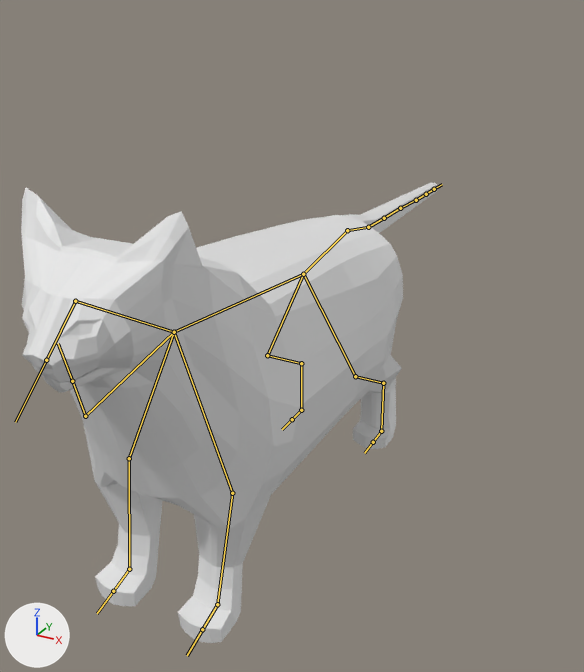
What one commit did to the FBX model Skeleton Fun/Assets/art/models/thicc gato.fbx.
The view is the same before and after, from a 50 mm camera at (0.271, -0.434, 0.362) aimed at (0.004, 0.052, 0.119). The lights are fixed; the arrows at lower left show +X, +Y and +Z. The bones that bend it are drawn over the model as lines.

In view in the first picture: 'thicc cat'.
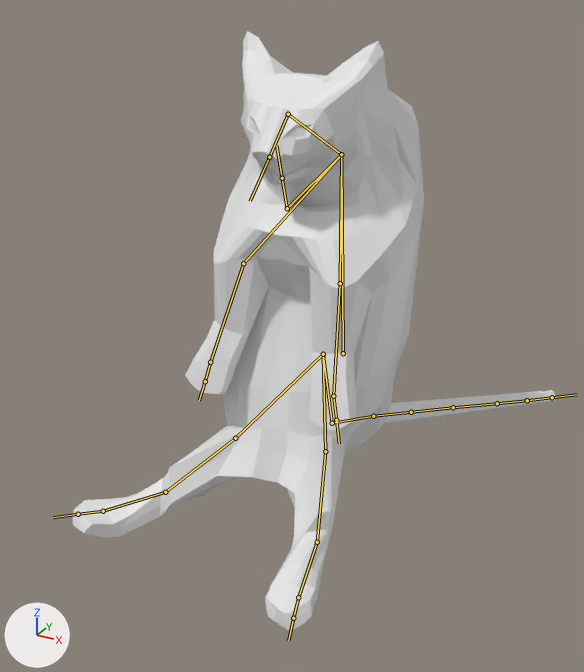
The newer file adds an action. The first version stands in its rest pose; the second is drawn at frame 1 of the action 'Armature|sitting'.

Pixel boxes (x1, y1, x2, y2) of what changed, in the pictures (584 x 672 px):
'thicc cat', posed (16% wider, 30% taller): before (21, 182, 438, 643); after (73, 31, 555, 630)
bone 'Bone', root to tip: before (303, 274) to (174, 332); after (343, 353) to (341, 154)
bone 'Bone.001', root to tip: before (174, 332) to (75, 301); after (341, 154) to (288, 114)
bone 'Bone.003', root to tip: before (174, 332) to (85, 416); after (341, 154) to (287, 208)
bone 'Bone.005', root to tip: before (174, 332) to (232, 493); after (341, 154) to (340, 283)
bone 'Bone.006', root to tip: before (232, 493) to (217, 604); after (340, 283) to (333, 396)
bone 'Bone.007', root to tip: before (217, 604) to (202, 629); after (333, 396) to (336, 420)
bone 'Bone.008', root to tip: before (174, 332) to (129, 458); after (341, 154) to (243, 263)
bone 'Bone.009', root to tip: before (129, 458) to (129, 569); after (243, 263) to (210, 362)
bone 'Bone.010', root to tip: before (129, 569) to (113, 591); after (210, 362) to (205, 381)
bone 'Bone.011', root to tip: before (303, 274) to (355, 376); after (323, 354) to (325, 451)
bone 'Bone.013', root to tip: before (355, 376) to (383, 383); after (325, 451) to (317, 542)
bone 'Bone.015', root to tip: before (383, 383) to (381, 431); after (317, 542) to (298, 597)
bone 'Bone.017', root to tip: before (381, 431) to (373, 442); after (298, 597) to (293, 618)
bone 'Bone.012', root to tip: before (303, 274) to (267, 355); after (323, 354) to (235, 438)
bone 'Bone.014', root to tip: before (267, 355) to (301, 363); after (235, 438) to (165, 492)
bone 'Bone.016', root to tip: before (301, 363) to (301, 410); after (165, 492) to (103, 511)
bone 'Bone.018', root to tip: before (301, 410) to (292, 419); after (103, 511) to (78, 514)
bone 'Bone.019', root to tip: before (303, 274) to (347, 230); after (323, 354) to (332, 423)
bone 'Bone.020', root to tip: before (347, 230) to (368, 227); after (332, 423) to (373, 416)
bone 'Bone.021', root to tip: before (368, 227) to (384, 218); after (373, 416) to (411, 412)

The change in detail:
Bone 'Bone' (bone_bone) moves from (0.0, 0.0, 0.0) to (0.018, -0.042, 0.073).
Bone 'Bone' (bone_bone) turns from (0, 0, 0) to (-86, 2, 2) degrees about its own x, y and z.
Bone 'Bone.001' (bone_bone_001) turns from (0, 0, 0) to (90, 2, -4) degrees about its own x, y and z.
Bone 'Bone.003' (bone_bone_003) turns from (0, 0, 0) to (90, -1, -4) degrees about its own x, y and z.
Bone 'Bone.005' (bone_bone_005) turns from (0, 0, 0) to (35, 19, -14) degrees about its own x, y and z.
Bone 'Bone.006' (bone_bone_006) turns from (0, 0, 0) to (23, 11, -24) degrees about its own x, y and z.
Bone 'Bone.007' (bone_bone_007) turns from (0, 0, 0) to (60, 14, -35) degrees about its own x, y and z.
Bone 'Bone.008' (bone_bone_008) turns from (0, 0, 0) to (29, -24, 18) degrees about its own x, y and z.
Bone 'Bone.009' (bone_bone_009) turns from (0, 0, 0) to (19, -11, 27) degrees about its own x, y and z.
Bone 'Bone.010' (bone_bone_010) turns from (0, 0, 0) to (58, -23, 30) degrees about its own x, y and z.
Bone 'Bone.011' (bone_bone_011) moves from (0.0, 0.0, 0.0) to (-0.033, 0.08, 0.015).
Bone 'Bone.011' (bone_bone_011) turns from (0, 0, 0) to (-75, -25, 17) degrees about its own x, y and z.
Bone 'Bone.013' (bone_bone_013) turns from (0, 0, 0) to (-93, -49, 83) degrees about its own x, y and z.
Bone 'Bone.015' (bone_bone_015) turns from (0, 0, 0) to (65, 16, 63) degrees about its own x, y and z.
Bone 'Bone.017' (bone_bone_017) turns from (0, 0, 0) to (82, 18, 18) degrees about its own x, y and z.
Bone 'Bone.012' (bone_bone_012) moves from (0.0, 0.0, 0.0) to (0.019, 0.077, -0.037).
Bone 'Bone.012' (bone_bone_012) turns from (0, 0, 0) to (7, 27, 64) degrees about its own x, y and z.
Bone 'Bone.014' (bone_bone_014) turns from (0, 0, 0) to (45, 75, 107) degrees about its own x, y and z.
Bone 'Bone.016' (bone_bone_016) turns from (0, 0, 0) to (38, -71, -74) degrees about its own x, y and z.
Bone 'Bone.018' (bone_bone_018) turns from (0, 0, 0) to (36, 43, -53) degrees about its own x, y and z.
Bone 'Bone.019' (bone_bone_019) moves from (0.0, 0.0, 0.0) to (0.0, 0.019, -0.085).
Bone 'Bone.019' (bone_bone_019) turns from (0, 0, 0) to (-86, 0, 0) degrees about its own x, y and z.
Bone 'Bone.020' (bone_bone_020) turns from (0, 0, 0) to (78, 32, -20) degrees about its own x, y and z.
Bone 'Bone.021' (bone_bone_021) turns from (0, 0, 0) to (-8, -3, -23) degrees about its own x, y and z.
